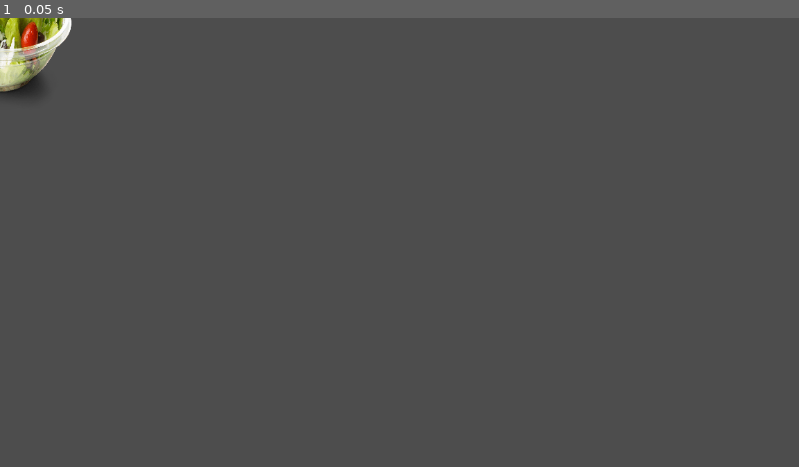
Above: before the commit, frame 1.
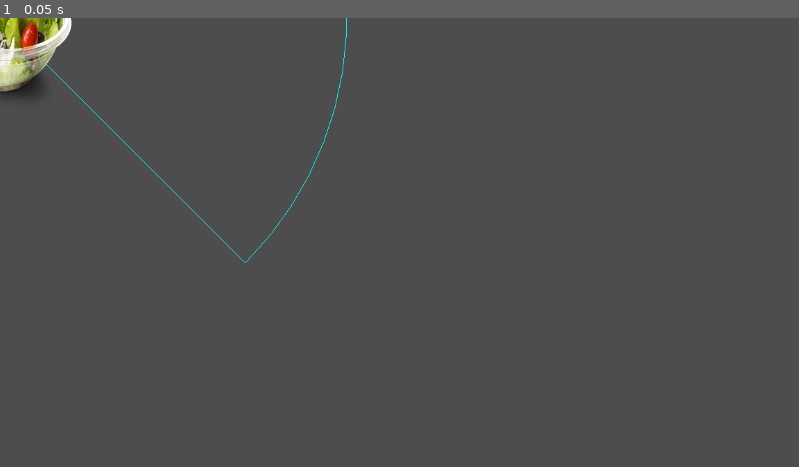
Above: after the commit, the same moment.

Repository: Vixtyg/The-gold-is-too-heavy-gamejam
Game: Godot game, scene res://legume/legume.tscn
Two runs of this game, one before a commit and one after it. Both use one fixed random seed, a clock stepped at 60 frames per second and the inputs below. This scene is started directly instead of the project's main scene.
Inputs:
- Up to frame 1 (0.05 s): no input

The runs differ from the first frame. In frame 1, 0.2% of the frame differs, in the area x 5-44%, y 0-55%.
Error before the commit: Invalid access to property or key 'global_position' on a base object of type 'Nil'. (res://legume/legume.gd:20)
Error after the commit: Invalid access to property or key 'global_position' on a base object of type 'Nil'. (res://legume/legume.gd:21)

Commit message:
Add preview for legume vision cone

Diff:
--- a/legume/legume.gd
+++ b/legume/legume.gd
@@ -1,19 +1,20 @@
+@tool
 extends RigidBody2D
 
 @export var target: CharacterBody2D
 
 # how fast the legume can move
-@export var speed := 10.0
+@export var speed := 50.0
 
 # how fast the legume can rotate in degrees per tick
-@export var angular_speed := 1.0
+@export var angular_speed := 5.0
 
 # field of view angle in degrees
 @export var fov_degrees := 90.0
 @export var max_range := 500.0
 
-var fov_rad = deg_to_rad(fov_degrees)
-var angular_speed_rad = deg_to_rad(angular_speed)
+var fov_rad := deg_to_rad(fov_degrees)
+var angular_speed_rad := deg_to_rad(angular_speed)
 
 
 func _integrate_forces(state: PhysicsDirectBodyState2D) -> void:
@@ -34,13 +35,8 @@
 
 
 func _draw() -> void:
-	return
-	# BUG: Draws nonsense
-	self.draw_arc(
-		self.global_position, # Is this not the center?
-		max_range,
-		fov_rad * -0.5 + self.global_rotation,
-		fov_rad * 0.5 + self.global_rotation,
-		16,
-		Color.AQUA,
-	)
+	var start_angle := fov_rad * -0.5
+	var end_angle := fov_rad * 0.5
+	self.draw_line(Vector2.ZERO, Vector2(max_range, 0).rotated(start_angle), Color.AQUA)
+	self.draw_line(Vector2.ZERO, Vector2(max_range, 0).rotated(end_angle), Color.AQUA)
+	self.draw_arc(Vector2.ZERO, max_range, start_angle, end_angle, 16, Color.AQUA)
Not shown, changed: legume/legume.gd.uid
